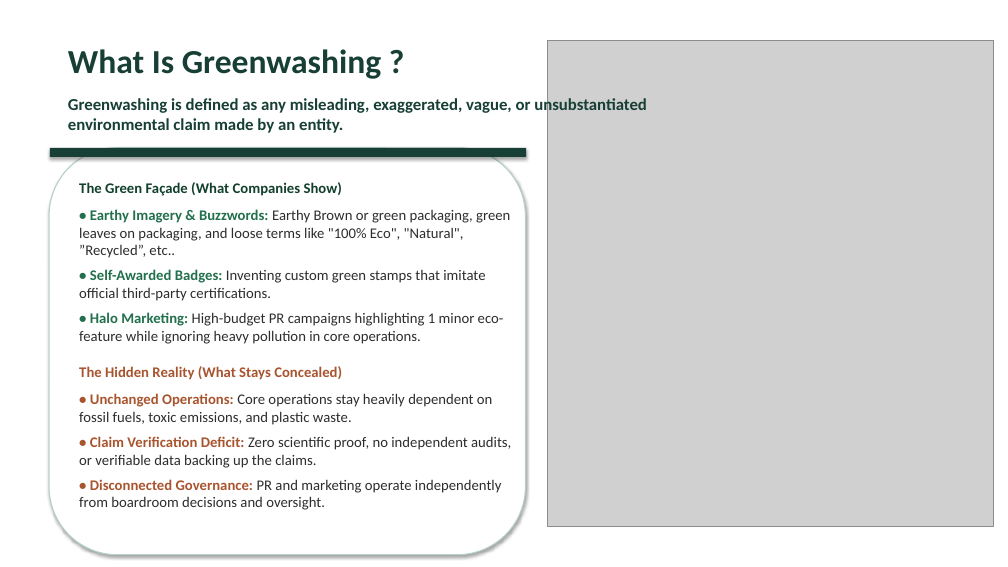
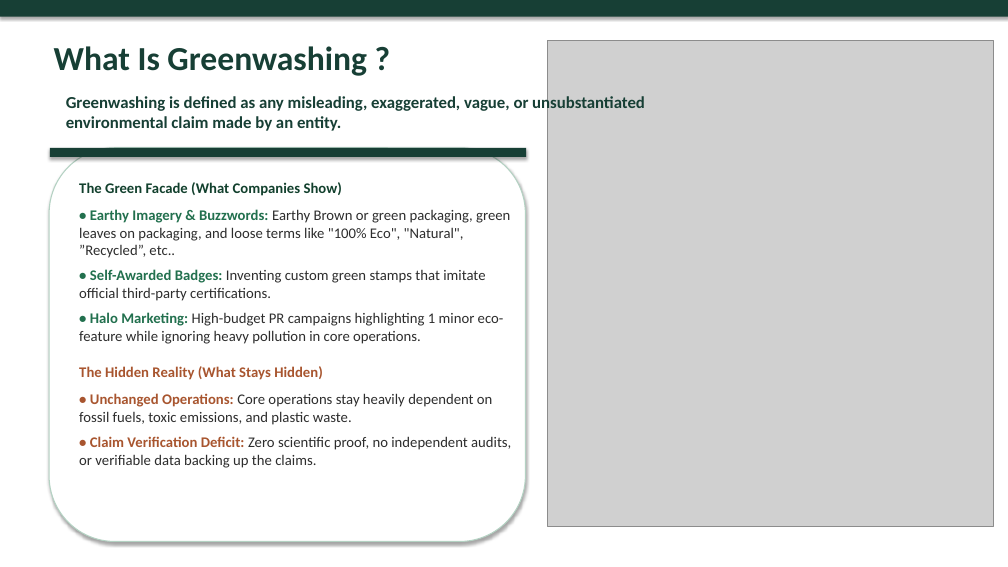
Before and after one commit to atul516/Final-VIva, a slide deck: slide 2 of Thesis Defence Presentation Final.pptx. Drawn at 1008x567 pixels with LibreOffice and Linux fonts; fonts in the diff are those of the drawing; grey boxes stand for pictures. Boxes give left, top, right and bottom in pixels: in the first picture for what was removed or moved away, otherwise in the second. Text is boxed around its words. In the diff, an @@ line names an element or a change of style, - is before the commit and + after.

```diff
--- a/Thesis Defence Presentation Final.pptx
+++ b/Thesis Defence Presentation Final.pptx
@@ rectangle added at box(0, 0, 1008, 17), fill #173F35 @@
@@ text "What Is Greenwashing ?": place and size @@
-text "What Is Greenwashing ?" at box(68, 49, 382, 79)
+text "What Is Greenwashing ?" at box(54, 46, 367, 76)
@@ rounded rectangle: place and size @@
-rounded rectangle at box(49, 147, 526, 554)
+rounded rectangle at box(49, 147, 526, 541)
@@ text at box(79, 182, 342, 196): text changed @@
-The Green Façade (What Companies Show)
+The Green Facade (What Companies Show)
@@ text at box(79, 366, 323, 380): text changed @@
-The Hidden Reality (What Stays Concealed)
+The Hidden Reality (What Stays Hidden)
@@ text at box(79, 479, 502, 510): paragraph removed @@
-• Disconnected Governance: PR and marketing operate independently from boardroom decisions and oversight.
```
Also in this commit, not shown: 7 other slides changed.
